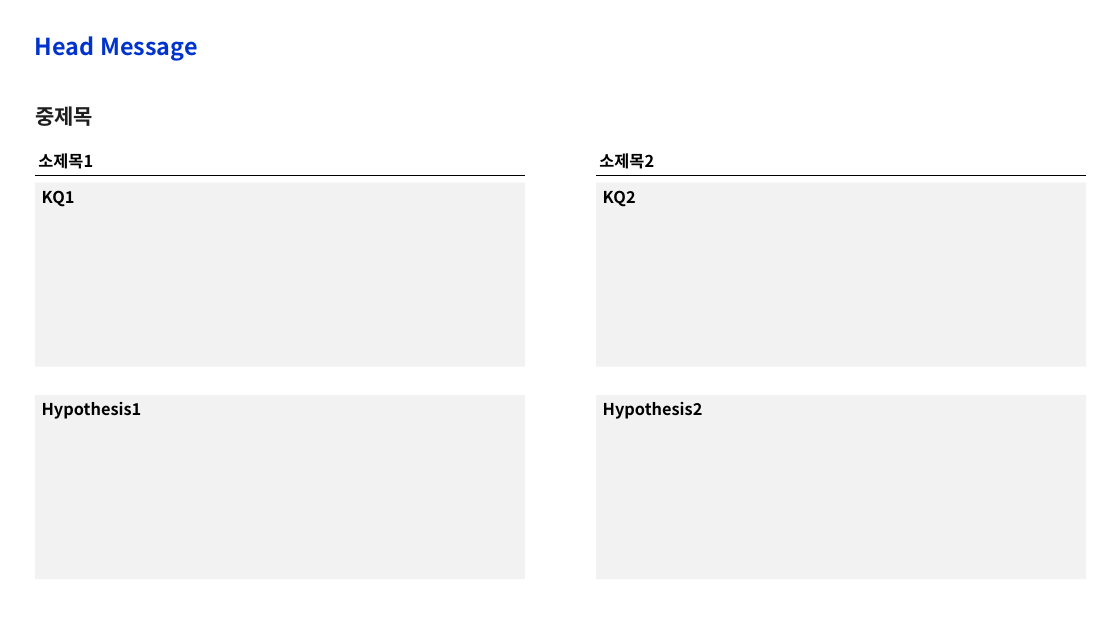
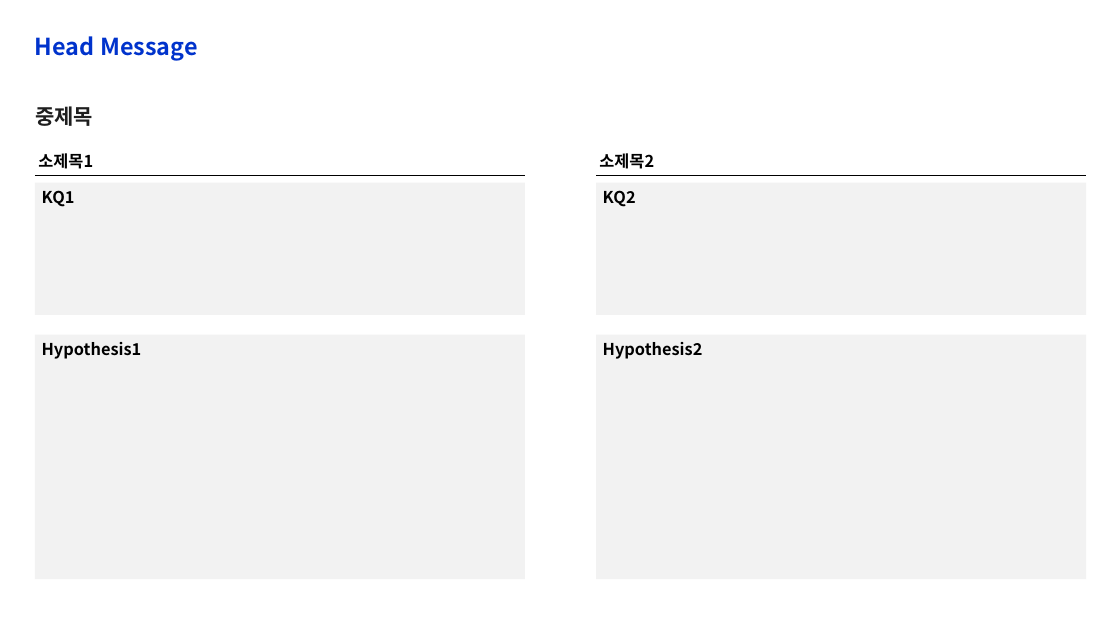
Before and after one commit to jbe5106/Mock-deck-Generator, a slide deck: slide 2 of template/template.pptx. Drawn at 1120x630 pixels with LibreOffice and Linux fonts; fonts in the diff are those of the drawing; background and template pictures are left out. Boxes give left, top, right and bottom in pixels: in the first picture for what was removed or moved away, otherwise in the second. Text is boxed around its words. In the diff, an @@ line names an element or a change of style, - is before the commit and + after.

```diff
--- a/template/template.pptx
+++ b/template/template.pptx
@@ rectangle "KQ1": place and size @@
-rectangle "KQ1" at [35,183,525,367]
+rectangle "KQ1" at [35,183,525,315]
@@ rectangle "KQ2": place and size @@
-rectangle "KQ2" at [597,183,1086,367]
+rectangle "KQ2" at [597,183,1086,315]
@@ rectangle "Hypothesis1": place and size @@
-rectangle "Hypothesis1" at [35,396,525,580]
+rectangle "Hypothesis1" at [35,334,525,579]
@@ rectangle "Hypothesis2": place and size @@
-rectangle "Hypothesis2" at [597,396,1086,580]
+rectangle "Hypothesis2" at [597,334,1086,579]
```
Also in this commit, not shown: 2 other slides changed, 3 other files.
